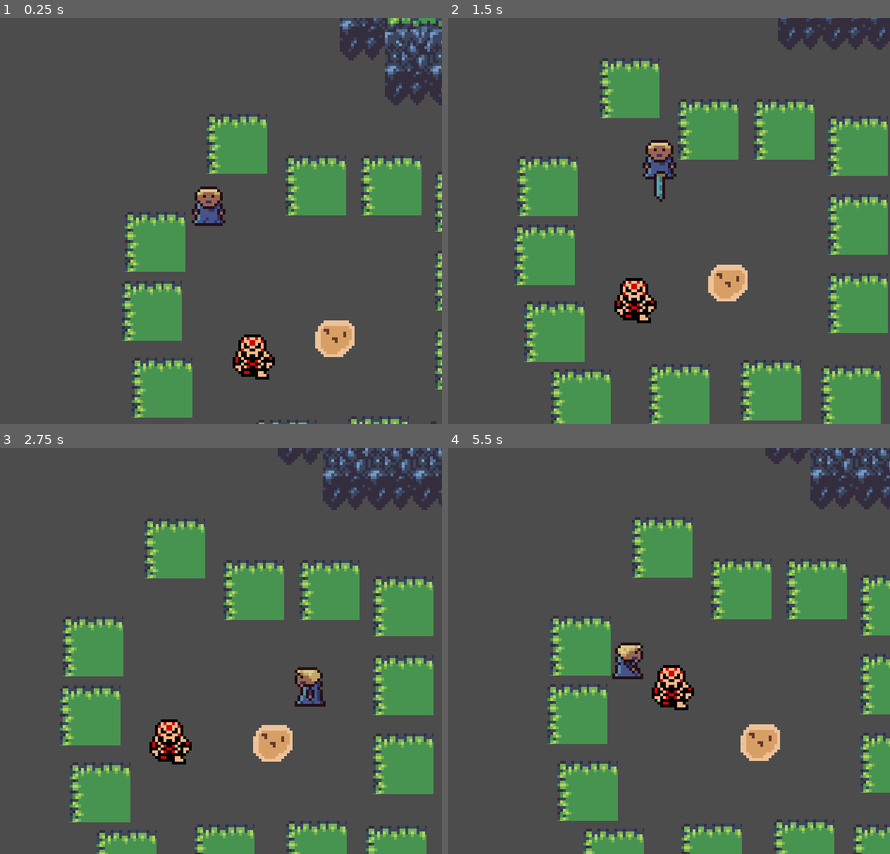
Above: before the commit, frames 1-4 (two rows, left to right).
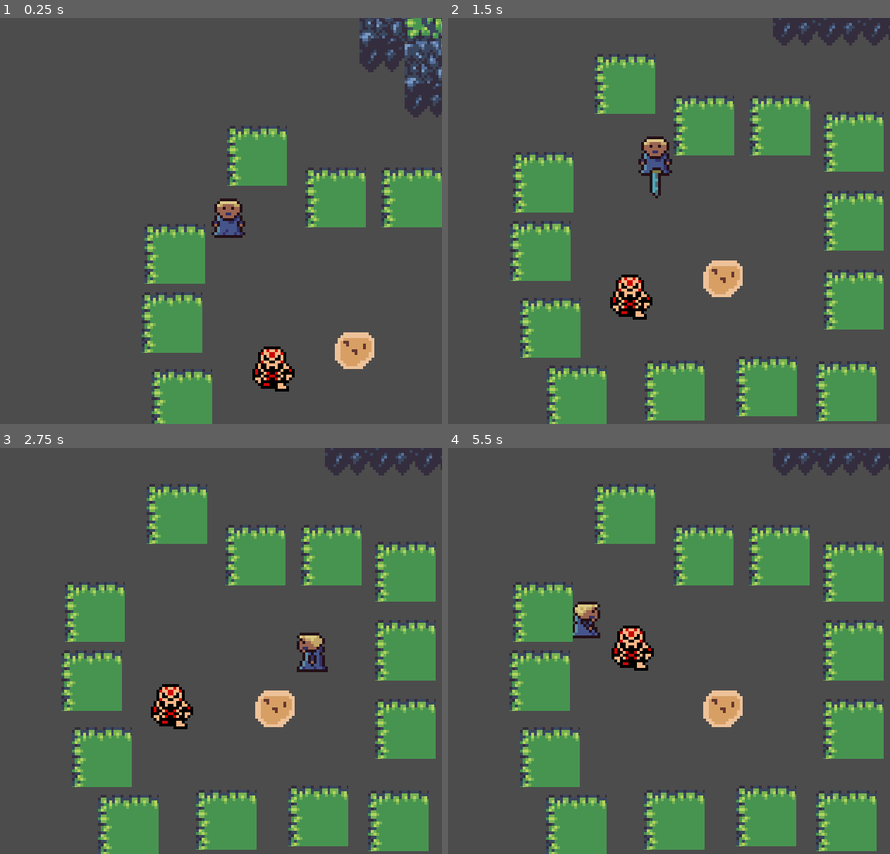
Above: after the commit, the same moments.

Repository: garrettwidner/Zeldalike
Game: Godot game, scene res://player/test.tscn
Same seed, same stepped clock (60 frames per second), same inputs: the game is played once before the commit and once after it.
Inputs:
- Up to frame 1 (0.25 s): no input
- Up to frame 2 (1.5 s): hold Right (right) 0.53-1.28 s; hold J (a) 0.53-1.28 s; tap K (b) at 0.8, 1.35 s; hold Down (down) from 1.28 s (still down)
- Up to frame 3 (2.75 s): tap I (x) at 1.55 s; release Down (down) at 2.03 s; hold Right (right) from 2.03 s (still down); hold I (x) from 2.03 s (still down); tap J (a) at 2.3 s
- Up to frame 4 (5.5 s): release Right (right) at 2.78 s; release I (x) at 2.78 s; hold Up (up) 2.78-3.53 s; tap J (a) at 2.85, 4.55 s; tap K (b) at 3.05, 3.6, 5.3 s; hold I (x) 3.53-4.28 s; hold Left (left) 3.53-5.03 s; tap I (x) at 4.35 s; hold Down (down) from 5.03 s (still down); hold J (a) from 5.03 s (still down)

The runs differ from the first frame. In frame 1, 18% of the frame differs, in the area x 27-100%, y 0-100%; in frame 2, 14%; in frame 3, 32%; in frame 4, 36%, in the area x 13-100%, y 0-100%.
Error in both runs: Attempt to call function 'connect' in base 'null instance' on a null instance. (res://player/player.gd:21)

Commit message:
Began working on logic to constrain free camera to an area, cleaned up connections between camera scripts

Diff:
--- a/zeldalike/dialogue_test/StoryTestScene.tscn
+++ b/zeldalike/dialogue_test/StoryTestScene.tscn
@@ -22,18 +22,12 @@
 [sub_resource type="ConvexPolygonShape2D" id=9]
 points = PoolVector2Array( 0, 16, 16, 16, 32, 16, 32, 32, 0, 32 )
 
-[sub_resource type="ConvexPolygonShape2D" id=10]
-points = PoolVector2Array( 16, 0, 16, 16, 32, 16, 32, 32, 16, 32, 16, 16, 0, 16, 0, 0 )
-
 [sub_resource type="ConvexPolygonShape2D" id=11]
 points = PoolVector2Array( 16, 32, 0, 32, 0, 16, 16, 16, 16, 0, 32, 0, 32, 16, 32, 32 )
 
 [sub_resource type="ConvexPolygonShape2D" id=12]
 points = PoolVector2Array( 0, 0, 16, 0, 32, 0, 32, 16, 16, 16, 16, 32, 0, 32, 0, 16 )
 
-[sub_resource type="ConvexPolygonShape2D" id=13]
-points = PoolVector2Array( 16, 0, 32, 0, 32, 16, 16, 16 )
-
 [sub_resource type="ConvexPolygonShape2D" id=15]
 points = PoolVector2Array( 0, 0, 32, 0, 32, 16, 0, 16 )
 
@@ -43,17 +37,26 @@
 [sub_resource type="ConvexPolygonShape2D" id=17]
 points = PoolVector2Array( 0, 0, 16, 0, 32, 0, 32, 32, 16, 32, 16, 16, 0, 16 )
 
-[sub_resource type="ConvexPolygonShape2D" id=18]
-points = PoolVector2Array( 0, 0, 16, 0, 16, 16, 0, 16 )
-
 [sub_resource type="ConvexPolygonShape2D" id=19]
 points = PoolVector2Array( 16, 0, 32, 0, 32, 16, 16, 16, 16, 32, 0, 32, 0, 16, 16, 16 )
 
-[sub_resource type="ConvexPolygonShape2D" id=20]
-points = PoolVector2Array( 16, 16, 32, 16, 32, 32, 16, 32 )
-
-[sub_resource type="ConvexPolygonShape2D" id=22]
-points = PoolVector2Array( 0, 16, 16, 16, 16, 32, 0, 32 )
+[sub_resource type="ConvexPolygonShape2D" id=24]
+points = PoolVector2Array( 0, 32, 0, 16, 12, 16, 16, 20, 16, 32 )
+
+[sub_resource type="ConvexPolygonShape2D" id=25]
+points = PoolVector2Array( 0, 0, 16, 0, 16, 12, 12, 16, 0, 16 )
+
+[sub_resource type="ConvexPolygonShape2D" id=26]
+points = PoolVector2Array( 16, 32, 16, 32, 16, 20, 20, 16, 32, 16, 32, 32 )
+
+[sub_resource type="ConvexPolygonShape2D" id=27]
+points = PoolVector2Array( 32, 16, 20, 16, 16, 12, 16, 0, 32, 0 )
+
+[sub_resource type="ConvexPolygonShape2D" id=28]
+points = PoolVector2Array( 16, 32, 16, 20, 20, 16, 32, 16, 32, 32 )
+
+[sub_resource type="ConvexPolygonShape2D" id=29]
+points = PoolVector2Array( 0, 0, 16, 0, 16, 12, 12, 16, 0, 16 )
 
 [sub_resource type="TileSet" id=5]
 0/name = "Edge_Walls.png 0"
@@ -89,70 +92,76 @@
 "shape": SubResource( 9 ),
 "shape_transform": Transform2D( 1, 0, 0, 1, 0, 0 )
 }, {
+"autotile_coord": Vector2( 1, 1 ),
+"one_way": false,
+"one_way_margin": 1.0,
+"shape": SubResource( 11 ),
+"shape_transform": Transform2D( 1, 0, 0, 1, 0, 0 )
+}, {
+"autotile_coord": Vector2( 3, 1 ),
+"one_way": false,
+"one_way_margin": 1.0,
+"shape": SubResource( 12 ),
+"shape_transform": Transform2D( 1, 0, 0, 1, 0, 0 )
+}, {
+"autotile_coord": Vector2( 1, 2 ),
+"one_way": false,
+"one_way_margin": 1.0,
+"shape": SubResource( 15 ),
+"shape_transform": Transform2D( 1, 0, 0, 1, 0, 0 )
+}, {
+"autotile_coord": Vector2( 3, 2 ),
+"one_way": false,
+"one_way_margin": 1.0,
+"shape": SubResource( 16 ),
+"shape_transform": Transform2D( 1, 0, 0, 1, 0, 0 )
+}, {
+"autotile_coord": Vector2( 2, 2 ),
+"one_way": false,
+"one_way_margin": 1.0,
+"shape": SubResource( 17 ),
+"shape_transform": Transform2D( 1, 0, 0, 1, 0, 0 )
+}, {
+"autotile_coord": Vector2( 2, 3 ),
+"one_way": false,
+"one_way_margin": 1.0,
+"shape": SubResource( 19 ),
+"shape_transform": Transform2D( 1, 0, 0, 1, 0, 0 )
+}, {
+"autotile_coord": Vector2( 0, 0 ),
+"one_way": false,
+"one_way_margin": 1.0,
+"shape": SubResource( 24 ),
+"shape_transform": Transform2D( 1, 0, 0, 1, 0, 0 )
+}, {
 "autotile_coord": Vector2( 0, 1 ),
 "one_way": false,
 "one_way_margin": 1.0,
-"shape": SubResource( 10 ),
-"shape_transform": Transform2D( 1, 0, 0, 1, 0, 0 )
-}, {
-"autotile_coord": Vector2( 1, 1 ),
-"one_way": false,
-"one_way_margin": 1.0,
-"shape": SubResource( 11 ),
-"shape_transform": Transform2D( 1, 0, 0, 1, 0, 0 )
-}, {
-"autotile_coord": Vector2( 3, 1 ),
-"one_way": false,
-"one_way_margin": 1.0,
-"shape": SubResource( 12 ),
+"shape": SubResource( 25 ),
+"shape_transform": Transform2D( 1, 0, 0, 1, 0, 0 )
+}, {
+"autotile_coord": Vector2( 0, 1 ),
+"one_way": false,
+"one_way_margin": 1.0,
+"shape": SubResource( 26 ),
 "shape_transform": Transform2D( 1, 0, 0, 1, 0, 0 )
 }, {
 "autotile_coord": Vector2( 0, 2 ),
 "one_way": false,
 "one_way_margin": 1.0,
-"shape": SubResource( 13 ),
-"shape_transform": Transform2D( 1, 0, 0, 1, 0, 0 )
-}, {
-"autotile_coord": Vector2( 1, 2 ),
-"one_way": false,
-"one_way_margin": 1.0,
-"shape": SubResource( 15 ),
-"shape_transform": Transform2D( 1, 0, 0, 1, 0, 0 )
-}, {
-"autotile_coord": Vector2( 3, 2 ),
-"one_way": false,
-"one_way_margin": 1.0,
-"shape": SubResource( 16 ),
-"shape_transform": Transform2D( 1, 0, 0, 1, 0, 0 )
-}, {
-"autotile_coord": Vector2( 2, 2 ),
-"one_way": false,
-"one_way_margin": 1.0,
-"shape": SubResource( 17 ),
+"shape": SubResource( 27 ),
+"shape_transform": Transform2D( 1, 0, 0, 1, 0, 0 )
+}, {
+"autotile_coord": Vector2( 1, 3 ),
+"one_way": false,
+"one_way_margin": 1.0,
+"shape": SubResource( 28 ),
 "shape_transform": Transform2D( 1, 0, 0, 1, 0, 0 )
 }, {
 "autotile_coord": Vector2( 3, 3 ),
 "one_way": false,
 "one_way_margin": 1.0,
-"shape": SubResource( 18 ),
-"shape_transform": Transform2D( 1, 0, 0, 1, 0, 0 )
-}, {
-"autotile_coord": Vector2( 2, 3 ),
-"one_way": false,
-"one_way_margin": 1.0,
-"shape": SubResource( 19 ),
-"shape_transform": Transform2D( 1, 0, 0, 1, 0, 0 )
-}, {
-"autotile_coord": Vector2( 1, 3 ),
-"one_way": false,
-"one_way_margin": 1.0,
-"shape": SubResource( 20 ),
-"shape_transform": Transform2D( 1, 0, 0, 1, 0, 0 )
-}, {
-"autotile_coord": Vector2( 0, 0 ),
-"one_way": false,
-"one_way_margin": 1.0,
-"shape": SubResource( 22 ),
+"shape": SubResource( 29 ),
 "shape_transform": Transform2D( 1, 0, 0, 1, 0, 0 )
 } ]
 0/z_index = 0
@@ -188,6 +197,12 @@
 1/shapes = [  ]
 1/z_index = 0
 
+[sub_resource type="RectangleShape2D" id=23]
+extents = Vector2( 160, 144 )
+
+[sub_resource type="RectangleShape2D" id=30]
+extents = Vector2( 80, 72 )
+
 [node name="Game" type="Node2D"]
 script = ExtResource( 1 )
 
@@ -195,7 +210,7 @@
 position = Vector2( 39.2926, 26.0062 )
 
 [node name="player" parent="." instance=ExtResource( 3 )]
-position = Vector2( 88.3735, 91.9347 )
+position = Vector2( 464.548, 66.1794 )
 
 [node name="floodgate" parent="." instance=ExtResource( 4 )]
 position = Vector2( 39.2926, 10.0062 )
@@ -248,9 +263,33 @@
 format = 1
 tile_data = PoolIntArray( -65527, 2, 0, 0, 0, 65539, 1, 0, 131073, 2, 0, 131073, 3, 0, 131073, 4, 0, 131074, 8, 3, 0, 9 …(379 unchanged characters)…
 
+[node name="outer_walls4" type="TileMap" parent="."]
+position = Vector2( 480, 0 )
+z_index = -1
+tile_set = SubResource( 5 )
+cell_size = Vector2( 32, 32 )
+format = 1
+tile_data = PoolIntArray( -65527, 2, 0, 0, 0, 65539, 1, 0, 131073, 2, 0, 131073, 3, 0, 131073, 4, 0, 131073, 5, 0, 131073, 6, 0, 131073, 7, 0, 131073, 8, 0, 131073, 9, 0, 131074, 10, 2, 0, 65536, 0, 196611, 65544, 3, 0, 65545, 0, 1, 65546, 2, 0, 131072, 0, 0, 131080, 3, 0, 131081, 0, 1, 131082, 2, 0, 196608, 0, 131075, 196616, 0, 196609, 196617, 0, 65537, 262144, 0, 131075, 262152, 0, 131072, 262153, 0, 131074, 327680, 0, 131075, 327689, 0, 1, 393216, 0, 2, 393217, 0, 3, 393218, 0, 3, 393219, 0, 3, 393220, 0, 0, 393225, 0, 1, 458752, 0, 131075, 458756, 0, 131075, 458761, 0, 1, 524288, 0, 2, 524289, 0, 3, 524290, 0, 3, 524291, 0, 3, 524292, 0, 2, 524293, 0, 3, 524294, 0, 3, 524295, 0, 3, 524296, 0, 3, 524297, 0, 65537 )
+
 [node name="ground" type="TileMap" parent="."]
 z_index = -2
 tile_set = SubResource( 21 )
 cell_size = Vector2( 16, 16 )
 format = 1
 tile_data = PoolIntArray( 3, 1, 0, 4, 0, 65538, 5, 1, 0, 6, 1, 0, 21, 0, 196609, 22, 0, 0, 26, 0, 196609, 27, 0, 0, 655 …(3037 unchanged characters)…
+
+[node name="CamArea" type="Area2D" parent="." groups=[
+"camarea",
+]]
+position = Vector2( 640, 144 )
+
+[node name="CollisionShape2D" type="CollisionShape2D" parent="CamArea"]
+shape = SubResource( 23 )
+
+[node name="CamArea2" type="Area2D" parent="." groups=[
+"camarea",
+]]
+position = Vector2( 400, -72 )
+
+[node name="CollisionShape2D" type="CollisionShape2D" parent="CamArea2"]
+shape = SubResource( 30 )
--- a/zeldalike/engine/gameinit.gd
+++ b/zeldalike/engine/gameinit.gd
@@ -1,32 +1,42 @@
 extends Node2D
 
 var player
-
+var cameracontroller
 
 func _ready():
+	connect_player_to_interactibles()
+	connect_cameracontroller_to_camareas()
+
+func connect_cameracontroller_to_camareas():
+	cameracontroller = get_node("player/cameracontroller")
+	var camareas = get_tree().get_nodes_in_group("camarea")
+	for i in range(camareas.size()):
+		var currentnode = get_node(camareas[i].get_path())
+		var args = Array([currentnode])
+		currentnode.connect("body_entered", cameracontroller, "_on_Area2D_body_entered", args)
+		currentnode.connect("body_exited", cameracontroller, "_on_Area2D_body_exited", args)
+
+func connect_player_to_interactibles():
 	player = get_node("player")
 	var interactibles = get_tree().get_nodes_in_group("interactible")
-	var debugcount = 0
 	for i in range(interactibles.size()):
 		var currentnode = get_node(interactibles[i].get_path())
 		var area2Dnode = currentnode.get_node("Area2D")
 		if(area2Dnode == null):
 			print("Error: no area2D node found on interactible")
+			return
 		var args = Array([currentnode])
 		area2Dnode.connect("body_entered", player, "_on_Area2D_body_entered",args)
 		area2Dnode.connect("body_exited", player, "_on_Area2D_body_exited",args)
-#		debugcount = debugcount + 1
-#		print("Connected interactible #" + String(debugcount) + " name of " + currentnode.name)
 
 
-func add_interactible(interactible):
-
-	print(interactible.name)
-	var currentnode = get_node(interactible.name)
-	var area2Dnode = currentnode.get_node("Area2D")
-	if(area2Dnode == null):
-		print("Error: no area2D node found on interactible")
-	var args = Array([currentnode])
-	area2Dnode.connect("body_entered", player, "_on_Area2D_body_entered",args)
-	area2Dnode.connect("body_exited", player, "_on_Area2D_body_exited",args)
-	print("Added interactible as interactible to scene: " + String(interactible.name))
+#func add_interactible(interactible):
+#	print(interactible.name)
+#	var currentnode = get_node(interactible.name)
+#	var area2Dnode = currentnode.get_node("Area2D")
+#	if(area2Dnode == null):
+#		print("Error: no area2D node found on interactible")
+#	var args = Array([currentnode])
+#	area2Dnode.connect("body_entered", player, "_on_Area2D_body_entered",args)
+#	area2Dnode.connect("body_exited", player, "_on_Area2D_body_exited",args)
+#	print("Added interactible as interactible to scene: " + String(interactible.name))
--- a/zeldalike/player/camera/cameracontroller.gd
+++ b/zeldalike/player/camera/cameracontroller.gd
@@ -1,30 +1,88 @@
 extends Position2D
 
 onready var cameragridsnapper = get_node("../cameragridsnapper")
+onready var camerapivot = get_node("../pivot")
 onready var cameraoffset = get_node("../pivot/cameraoffset")
 onready var camera = get_node("../pivot/cameraoffset/Camera2D")
 
 var isFree = true
 
-var camerasize
+var grid_size
+var grid_quadrant
+
+var player
+
+var camhold = 0
+var camstyle = TYPE.FREE
+
+enum  TYPE {LOCKED,FREE}
 
 func _ready():
-	camerasize = get_viewport().get_visible_rect().size
-	pass
+	grid_size = get_viewport().get_visible_rect().size
+	player = get_parent()
+	switch_camera_style()
+
+	grid_quadrant = get_camera_quadrant()
+	cameragridsnapper.set_quadrant(grid_quadrant)
 
 func _process(delta):
-	if Input.is_action_just_pressed("a"):
-		switch_camera_style()
+#	if Input.is_action_just_pressed("a"):
+#		switch_camera_style()
+	grid_quadrant = get_camera_quadrant()
+	cameragridsnapper.set_quadrant(grid_quadrant)
+#	print(camhold)
+
+func get_camera_quadrant():
+	var quadrant_x = int(player.position.x / grid_size.x)
+	if player.position.x < 0:
+		quadrant_x -= 1
+	var quadrant_y = int(player.position.y / grid_size.y)
+	if player.position.y < 0:
+		quadrant_y -= 1
+
+	return Vector2(quadrant_x, quadrant_y)
 
 func switch_camera_style():
-	if isFree:
-		cameraoffset.remove_child(camera)
-		cameragridsnapper.add_child(camera)
-		camera.position = Vector2(camerasize.x / 2, camerasize.y / 2)
-		isFree = false
+	if camstyle == TYPE.FREE:
+		switch_to_locked()
 	else:
-		cameragridsnapper.remove_child(camera)
-		cameraoffset.add_child(camera)
-		camera.position = Vector2(0,0)
-		isFree = true
-	pass
+		switch_to_free()
+
+func switch_to_free():
+	cameragridsnapper.remove_child(camera)
+	cameraoffset.add_child(camera)
+	camera.position = Vector2(0,0)
+	camstyle = TYPE.FREE
+
+func switch_to_locked():
+	cameraoffset.remove_child(camera)
+	cameragridsnapper.add_child(camera)
+	camera.position = Vector2(grid_size.x / 2, grid_size.y / 2)
+	camstyle = TYPE.LOCKED
+
+func _on_Area2D_body_entered(body, obj):
+	if body.get_name() == "player":
+		print(obj.name)
+#		print("Player entered cam area")
+		camhold += 1
+
+		var new_extents = obj.get_node("CollisionShape2D").shape.extents
+		camerapivot.set_constraints(new_extents,obj.global_position)
+
+		if camstyle == TYPE.LOCKED:
+#			print("Moved from a locked area to a free area")
+
+			switch_to_free()
+
+func _on_Area2D_body_exited(body, obj):
+	if body.get_name() == "player":
+#		print("Player exited cam area")
+		if camhold > 1:
+#			print("Moved from one free movement area to another")
+			pass
+		else:
+#			print("Moved from a free movement area to a locked area")
+			if camstyle == TYPE.FREE:
+				switch_to_locked()
+
+		camhold -= 1
--- a/zeldalike/player/camera/cameragridsnapper.gd
+++ b/zeldalike/player/camera/cameragridsnapper.gd
@@ -10,18 +10,10 @@
 	set_as_toplevel(true)
 
 func _physics_process(delta):
-	grid_quadrant = get_camera_quadrant()
 	position_camera()
 
-func get_camera_quadrant():
-	var quadrant_x = int(player.position.x / grid_size.x)
-	if player.position.x < 0:
-		quadrant_x -= 1
-	var quadrant_y = int(player.position.y / grid_size.y)
-	if player.position.y < 0:
-		quadrant_y -= 1
-
-	return Vector2(quadrant_x, quadrant_y)
+func set_quadrant(quadrant):
+	grid_quadrant = quadrant
 
 func position_camera():
 	position = grid_size * grid_quadrant
--- a/zeldalike/player/camera/camerapivot.gd
+++ b/zeldalike/player/camera/camerapivot.gd
@@ -2,13 +2,63 @@
 
 onready var parent = get_parent()
 
+var constraint_max = Vector2()
+var constraint_min = Vector2()
+
+var cam_extents
+var movement_arm
+
+var has_constraints = false
+
 func _ready():
 	update_pivot_angle()
-	pass
+	movement_arm = get_node("cameraoffset")
+
+
+	var cam_size = get_viewport().get_visible_rect().size
+	cam_extents = Vector2(cam_size.x / 2, cam_size.y / 2)
 
 func _physics_process(delta):
 	update_pivot_angle()
+	constrain()
+
+func set_constraints(extents, pos):
+	has_constraints = true
+	constraint_max = Vector2(pos.x + extents.x, pos.y - extents.y)
+	constraint_min = Vector2(pos.x - extents.y, pos.y + extents.y)
 
 func update_pivot_angle():
 	var lookangle = parent.facedir.angle()
 	rotation = lookangle
+
+func constrain():
+	if !has_constraints:
+		return
+
+	var cam_max = Vector2(movement_arm.global_position.x + cam_extents.x, movement_arm.global_position.y - cam_extents.y)
+	var cam_min = Vector2(movement_arm.global_position.x - cam_extents.y, movement_arm.global_position.y + cam_extents.y)
+
+	var correction_y
+	var correction_x
+#	print("LLLLL")
+
+	if cam_max.x > constraint_max.x:
+		correction_x = constraint_max.x
+	elif cam_min.x < constraint_min.x:
+		correction_x = constraint_min.x
+
+	if cam_max.y < constraint_max.y:
+		correction_y = constraint_max.y
+	elif cam_min.y > constraint_min.y:
+		correction_y = constraint_min.y
+
+	print(constraint_max)
+	print(constraint_min)
+	if correction_x != null:
+		print("Correction X: " + String(correction_x))
+	if correction_y != null:
+		print("Correction Y: " + String(correction_y))
+
+	print("--------")
+
+	pass
--- a/zeldalike/player/player.tscn
+++ b/zeldalike/player/player.tscn
@@ -8,7 +8,7 @@
 [ext_resource path="res://player/camera/cameracontroller.gd" type="Script" id=6]
 
 [sub_resource type="RectangleShape2D" id=1]
-extents = Vector2( 6, 6 )
+extents = Vector2( 4, 3 )
 
 [sub_resource type="Animation" id=2]
 resource_name = "idledown"
@@ -150,6 +150,7 @@
 frame = 13
 
 [node name="CollisionShape2D" type="CollisionShape2D" parent="."]
+position = Vector2( 0, 3 )
 shape = SubResource( 1 )
 
 [node name="anim" type="AnimationPlayer" parent="."]
Not shown: 1 places in zeldalike/dialogue_test/StoryTestScene.tscn that only renumber resources
